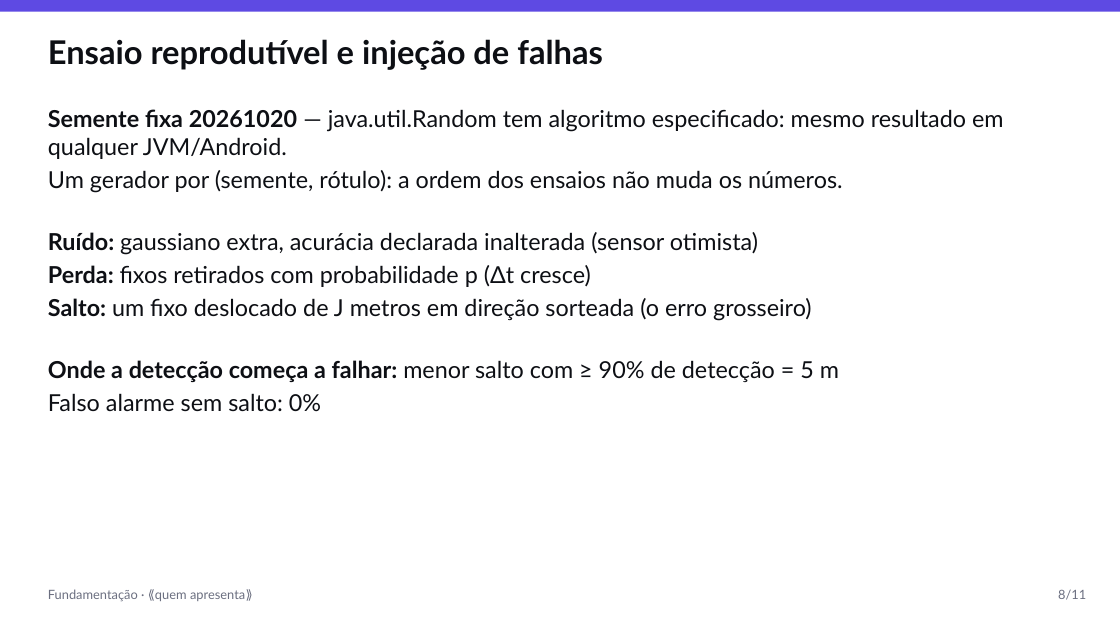
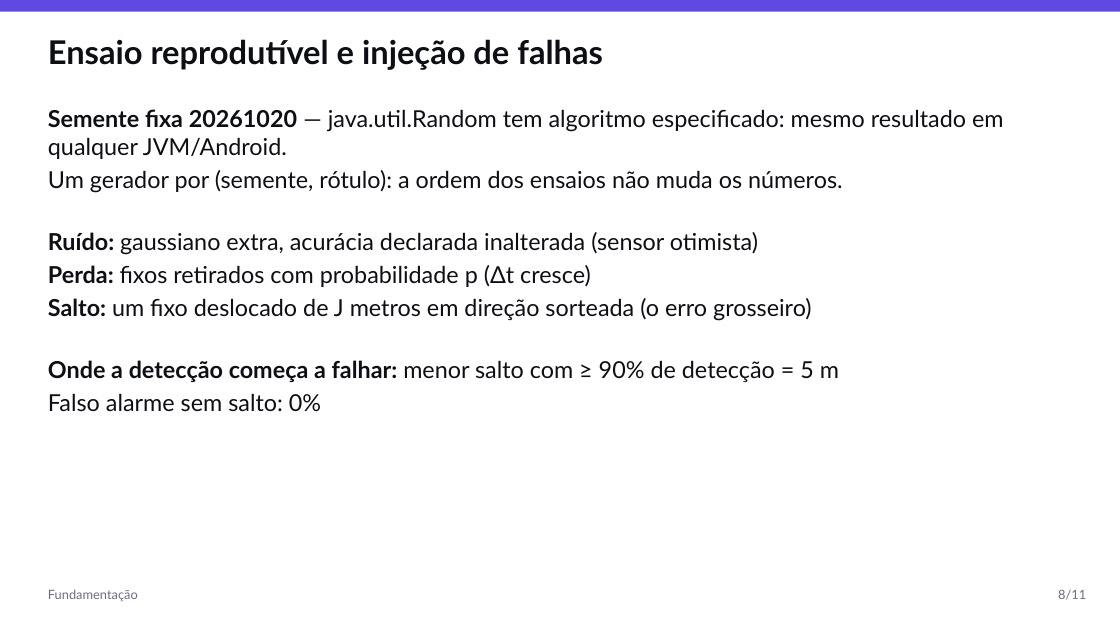
Before and after one commit to AlphaFNTZ/rastro, a slide deck: slide 8 of docs/presentations/apresentacao_I_AV1.pptx. Drawn at 1120x630 pixels with LibreOffice and Linux fonts; fonts in the diff are those of the drawing. Boxes give left, top, right and bottom in pixels: in the first picture for what was removed or moved away, otherwise in the second. Text is boxed around its words. In the diff, an @@ line names an element or a change of style, - is before the commit and + after.

```diff
--- a/docs/presentations/apresentacao_I_AV1.pptx
+++ b/docs/presentations/apresentacao_I_AV1.pptx
@@ text at box(48, 589, 138, 601): text changed @@
-Fundamentação · ⟪quem apresenta⟫
+Fundamentação
```
Also in this commit, not shown: 9 other slides changed, 8 other files.
